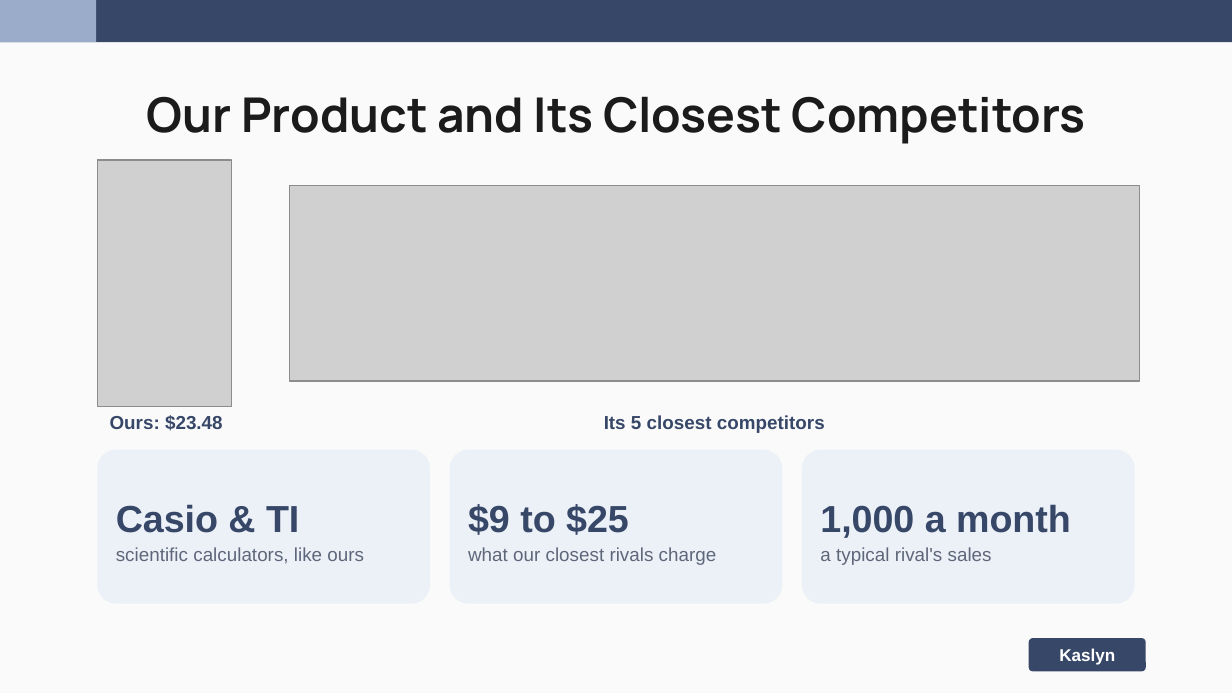
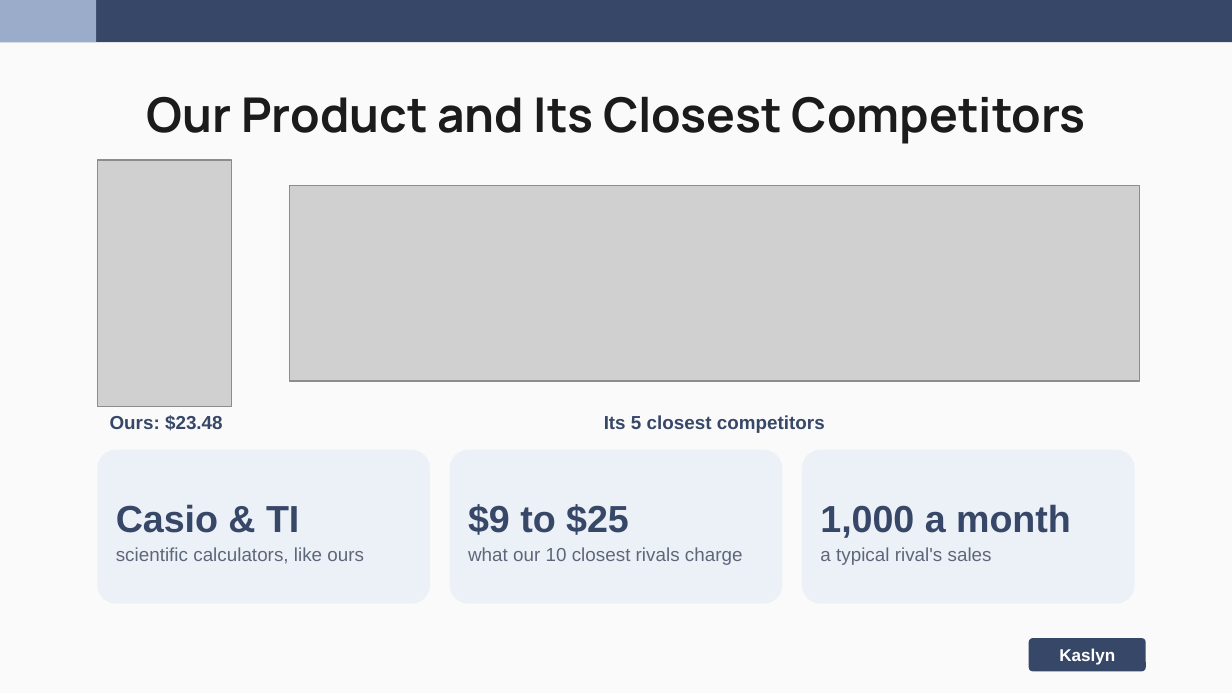
Before and after one commit to nakimagine/hello-world, a slide deck: slide 9 of Group_3_Amazon_Office_Electronic_Slides.pptx. Drawn at 1232x693 pixels with LibreOffice and Linux fonts; fonts in the diff are those of the drawing; grey boxes stand for pictures. Boxes give left, top, right and bottom in pixels: in the first picture for what was removed or moved away, otherwise in the second. Text is boxed around its words. In the diff, an @@ line names an element or a change of style, - is before the commit and + after.

```diff
--- a/Group_3_Amazon_Office_Electronic_Slides.pptx
+++ b/Group_3_Amazon_Office_Electronic_Slides.pptx
@@ text at bbox=[468, 547, 743, 565]: text changed @@
-what our closest rivals charge
+what our 10 closest rivals charge
```
Also in this commit, not shown: 5 other slides changed.
